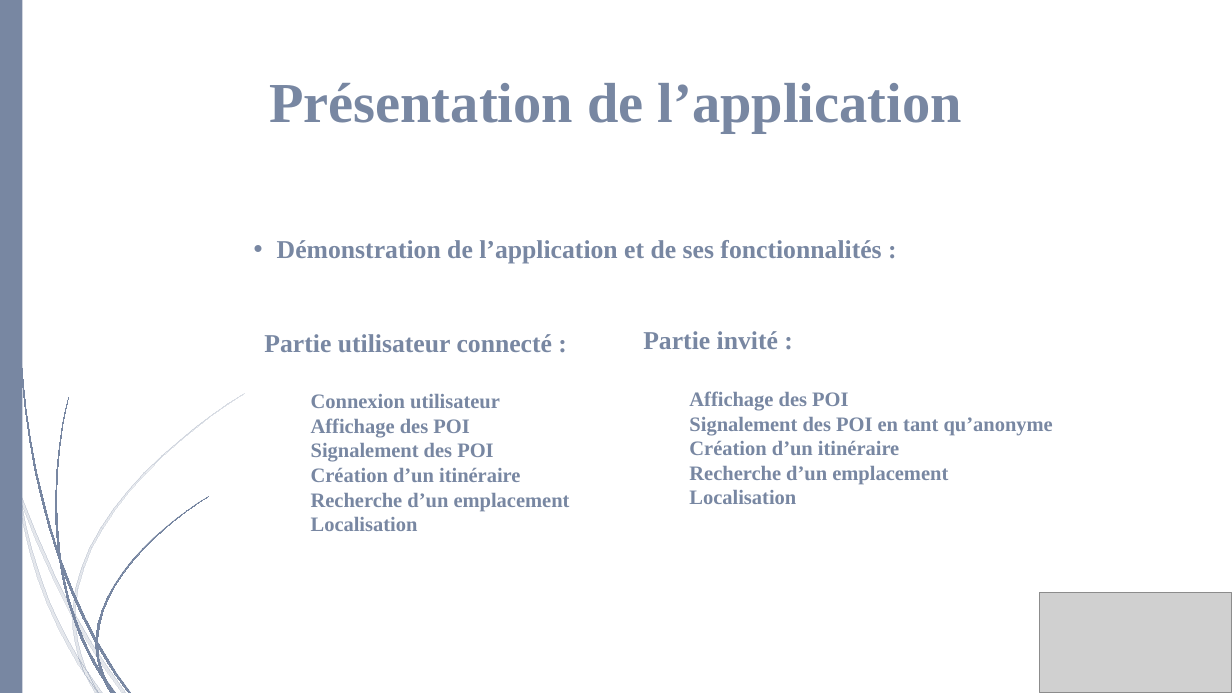
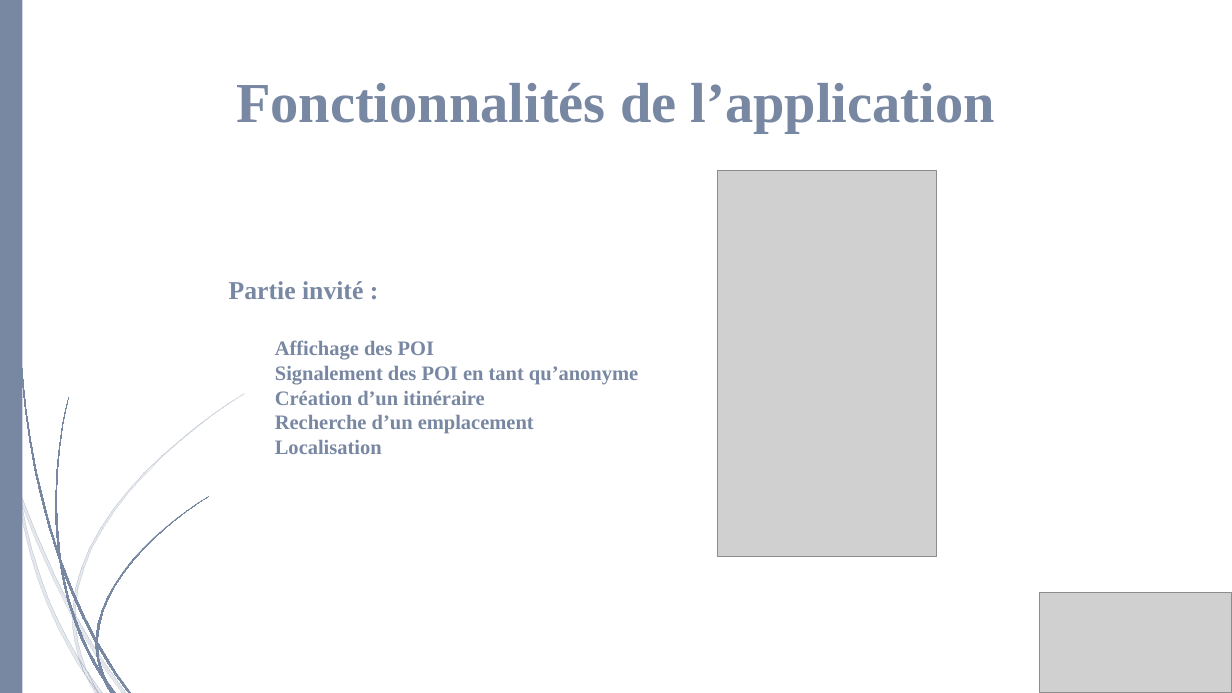
Before and after one commit to Lowxorx/webapprila, a slide deck: slide 12 of Documentation/Presentation/Projet web.pptx (slide 7 before the commit). Drawn at 1232x693 pixels with LibreOffice and Linux fonts; fonts in the diff are those of the drawing; grey boxes stand for pictures. Boxes give left, top, right and bottom in pixels: in the first picture for what was removed or moved away, otherwise in the second. Text is boxed around its words. In the diff, an @@ line names an element or a change of style, - is before the commit and + after.

```diff
--- a/Documentation/Presentation/Projet web.pptx
+++ b/Documentation/Presentation/Projet web.pptx
@@ title at (236, 83, 995, 133): text changed @@
-Présentation de l’application
+Fonctionnalités de l’application
@@ picture added at (718, 171, 937, 556) @@
@@ text "Partie invité :": place and size @@
-text "Partie invité :" at (643, 331, 1053, 504)
+text "Partie invité :" at (229, 281, 638, 454)
@@ text removed at (277, 240, 881, 264) @@
-• Démonstration de l’application et de ses fonctionnalités :
@@ text removed at (264, 334, 570, 531) @@
-Partie utilisateur connecté :
-  Connexion utilisateur
-  Affichage des POI
-  Signalement des POI
-  Création d’un itinéraire
-  Recherche d’un emplacement
-  Localisation
```
Also in this commit, not shown: 3 other slides changed, 6 slides added.
